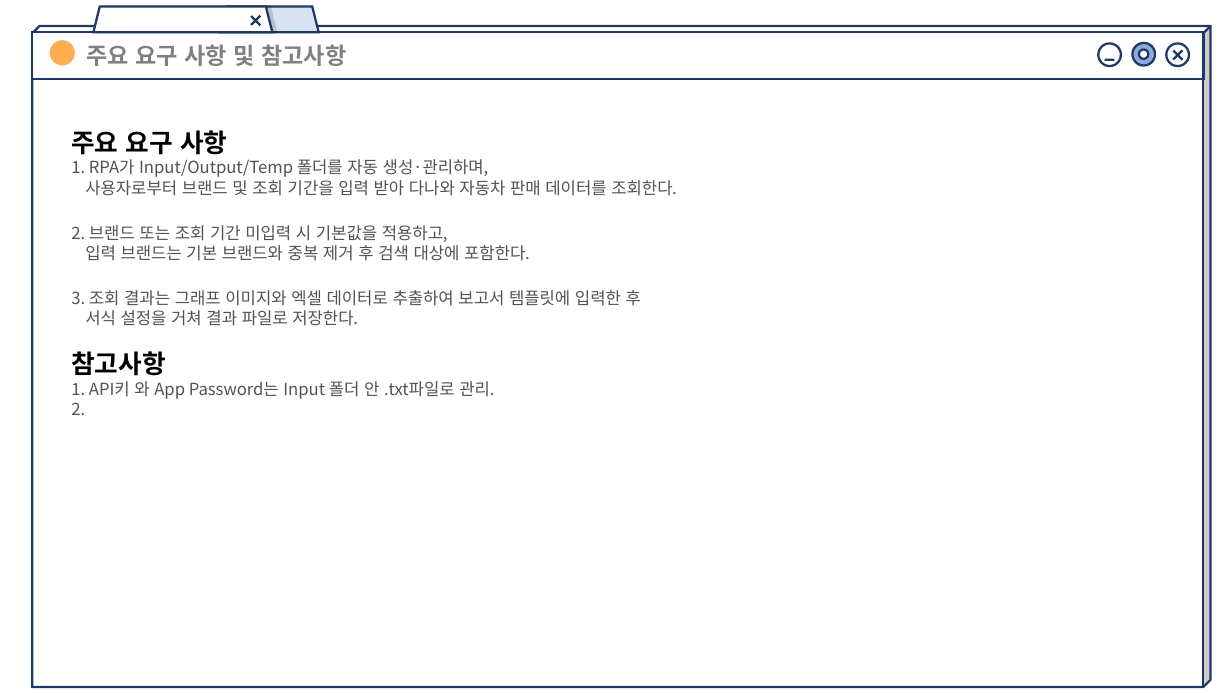
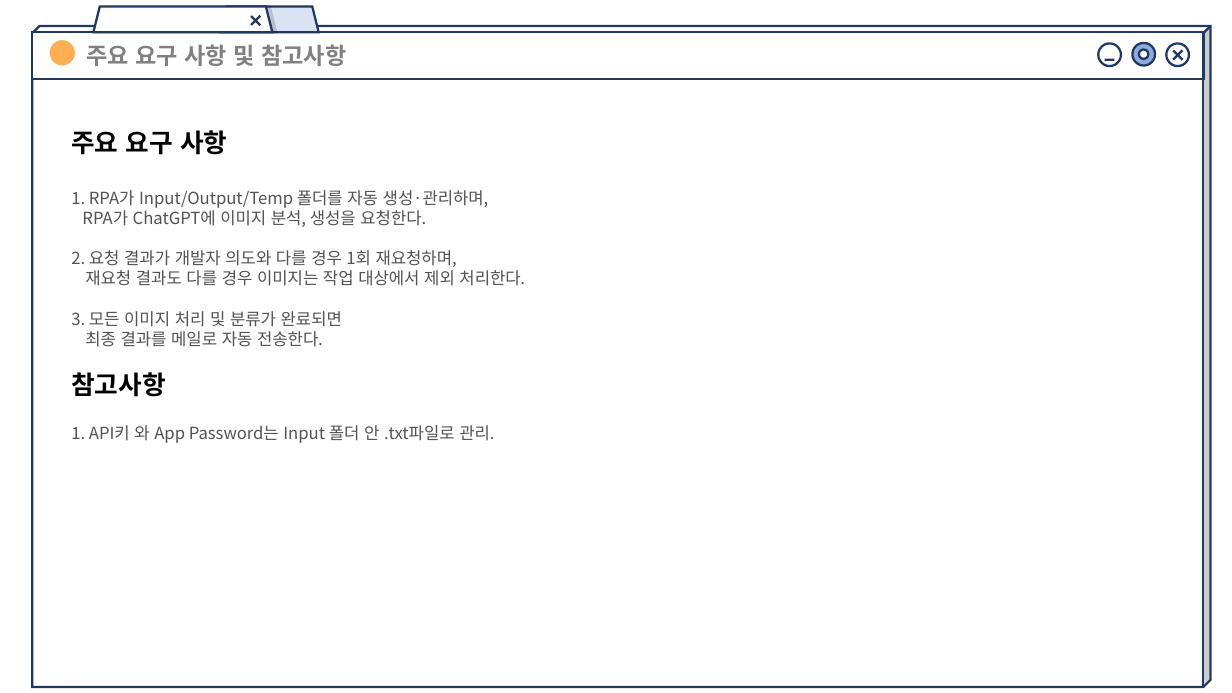
Before and after one commit to wari-wari/RPA_MiniProject_1, a slide deck: slide 2 of 미니프로젝트1.pptx. Drawn at 1232x693 pixels with LibreOffice and Linux fonts; fonts in the diff are those of the drawing; background and template pictures are left out. Boxes give left, top, right and bottom in pixels: in the first picture for what was removed or moved away, otherwise in the second. Text is boxed around its words. In the diff, an @@ line names an element or a change of style, - is before the commit and + after.

```diff
--- a/미니프로젝트1.pptx
+++ b/미니프로젝트1.pptx
@@ text at box(71, 207, 525, 347): text changed @@
-사용자로부터 브랜드 및 조회 기간을 입력 받아 다나와 자동차 판매 데이터를 조회한다.
-2. 브랜드 또는 조회 기간 미입력 시 기본값을 적용하고,
-입력 브랜드는 기본 브랜드와 중복 제거 후 검색 대상에 포함한다.
-3. 조회 결과는 그래프 이미지와 엑셀 데이터로 추출하여 보고서 템플릿에 입력한 후
-서식 설정을 거쳐 결과 파일로 저장한다.
+RPA가 ChatGPT에 이미지 분석, 생성을 요청한다.
+2. 요청 결과가 개발자 의도와 다를 경우 1회 재요청하며,
+재요청 결과도 다를 경우 이미지는 작업 대상에서 제외 처리한다.
+3. 모든 이미지 처리 및 분류가 완료되면
+최종 결과를 메일로 자동 전송한다.
@@ text at box(71, 402, 85, 415): paragraph removed @@
-2.
```
Also in this commit, not shown: 2 other slides changed, 1 other file.
